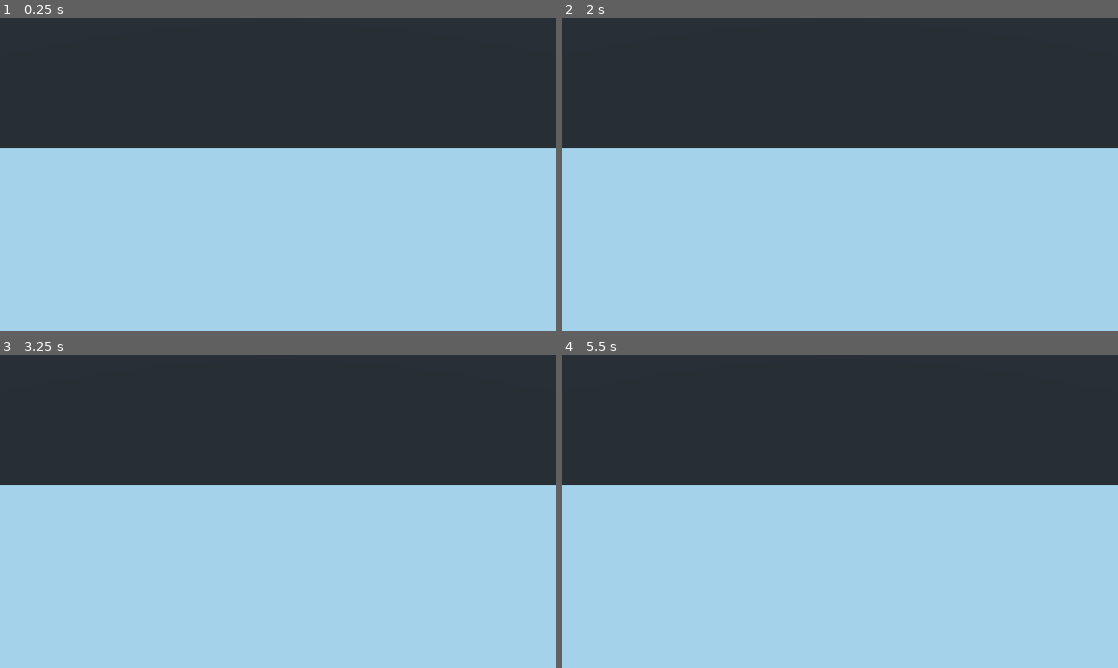
Above: before the commit, frames 1-4 (two rows, left to right).
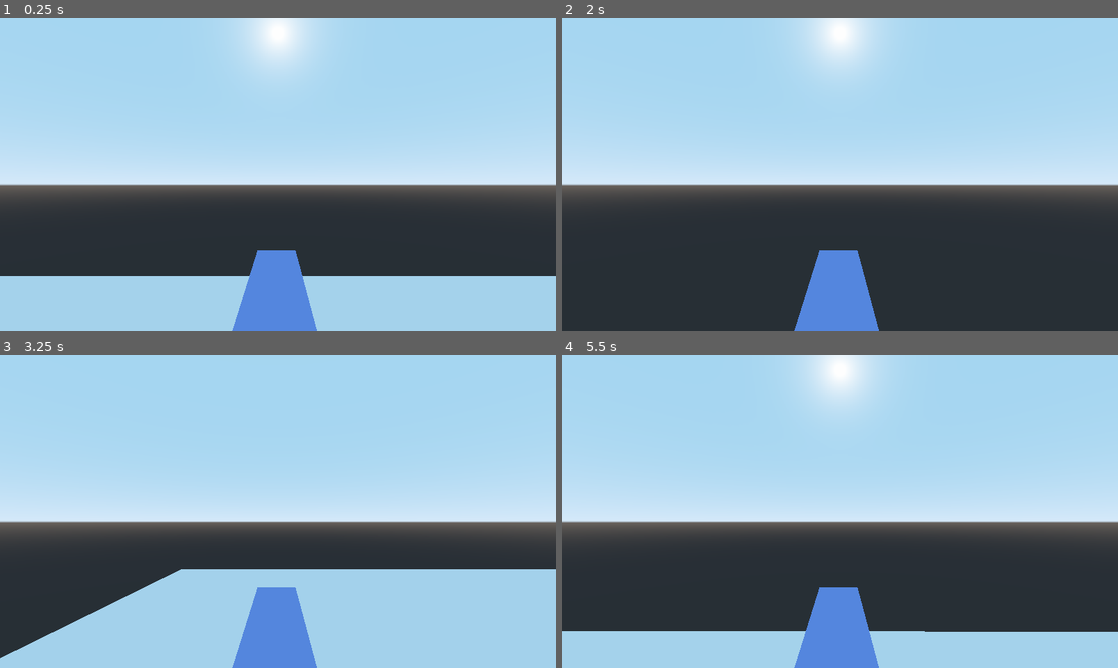
Above: after the commit, the same moments.

Repository: yimmit303/Creepy_Clown_Carnival
Game: Godot game, scene res://Main_Level/Root.tscn
Same seed, same stepped clock (60 frames per second), same inputs: the game is played once before the commit and once after it.
Inputs:
- Up to frame 1 (0.25 s): no input
- Up to frame 2 (2 s): hold D (move_right) 0.53-1.28 s; tap Enter at 1.25 s; hold S (move_back) from 1.28 s (still down)
- Up to frame 3 (3.25 s): release S (move_back) at 2.03 s; hold D (move_right) 2.03-2.78 s; hold W (move_forward) from 2.78 s (still down)
- Up to frame 4 (5.5 s): release W (move_forward) at 3.53 s; hold A (move_left) 3.53-5.03 s; tap Space at 4.25 s; tap Enter at 5 s; hold S (move_back) from 5.03 s (still down)

The runs differ from the first frame. In frame 1, 82% of the frame differs, in the area x 0-100%, y 0-100%; in frame 2, 98%; in frame 3, 74%; in frame 4, 88%.

Commit message:
Player First Person Movement
wokring on script for player

Diff:
--- /dev/null
+++ b/Main_Level/Player.gd
@@ -0,0 +1,42 @@
+extends KinematicBody
+
+export var max_speed = 12
+export var gravity = 70
+export var jump_impulse = 25
+
+var velocity = Vector3.ZERO
+
+onready var pivot = $Pivot
+
+func _physics_process(delta):
+	var input_vector = get_input_vector()
+	apply_movement(input_vector)
+	apply_gravity(delta)
+
+	velocity = move_and_slide(velocity, Vector3.UP)
+
+func get_input_vector():
+	var input_vector = Vector3.ZERO
+	input_vector.x = Input.get_action_strength("move_right") - Input.get_action_strength("move_left")
+	input_vector.y = 0
+	input_vector.z = Input.get_action_strength("move_forward") - Input.get_action_strength("move_back")
+	return input_vector.normalized()
+
+func apply_movement(input_vector):
+	velocity.x = input_vector.x * max_speed
+	velocity.z = input_vector.z * max_speed
+
+	if(velocity != Vector3.ZERO):
+		pivot.look_at(translation + input_vector, Vector3.UP)
+
+func apply_gravity(delta):
+	velocity.y -= gravity * delta
+
+# Called when the node enters the scene tree for the first time.
+func _ready():
+	pass # Replace with function body.
+
+
+# Called every frame. 'delta' is the elapsed time since the previous frame.
+#func _process(delta):
+#	pass
--- a/Main_Level/Root.tscn
+++ b/Main_Level/Root.tscn
@@ -1,14 +1,55 @@
-[gd_scene load_steps=2 format=2]
+[gd_scene load_steps=8 format=2]
+
+[ext_resource path="res://Main_Level/Player.gd" type="Script" id=1]
+
+[sub_resource type="BoxShape" id=6]
 
 [sub_resource type="CubeMesh" id=1]
 size = Vector3( 10, 2, 5 )
 
+[sub_resource type="CapsuleMesh" id=2]
+
+[sub_resource type="SpatialMaterial" id=3]
+albedo_color = Color( 0.521569, 0.639216, 0.941176, 1 )
+
+[sub_resource type="CubeMesh" id=4]
+
+[sub_resource type="CapsuleShape" id=5]
+
 [node name="Root" type="Spatial"]
 
+[node name="StaticBody" type="StaticBody" parent="."]
+transform = Transform( -4.97472, 0, 0, 0, -0.269253, 0, 0, 0, -4.97472, 0, 0, 0 )
+
+[node name="CollisionShape" type="CollisionShape" parent="StaticBody"]
+transform = Transform( 5.19899, 0, 0, 0, 1.35719, 0, 0, 0, 2.49157, 0, 0, 0 )
+shape = SubResource( 6 )
+
 [node name="MeshInstance" type="MeshInstance" parent="."]
+transform = Transform( -4.97472, 0, 0, 0, -0.269253, 0, 0, 0, -4.97472, 0, 0, 0 )
 mesh = SubResource( 1 )
 material/0 = null
 
-[node name="Camera" type="Camera" parent="."]
-transform = Transform( 1, 0, 0, 0, 0.685793, 0.727797, 0, -0.727797, 0.685793, 0, 3.09128, 0 )
+[node name="Player" type="KinematicBody" parent="."]
+transform = Transform( 1, 0, 0, 0, 1.71162, 0, 0, 0, 1, 0, 5.30208, 0 )
+script = ExtResource( 1 )
+
+[node name="Pivot" type="Spatial" parent="Player"]
+
+[node name="Skin" type="MeshInstance" parent="Player/Pivot"]
+transform = Transform( 0.993398, 0, 0, 0, -4.34228e-08, -0.993398, 0, 0.993398, -4.34228e-08, -4.76837e-07, 0, -4.76837e-07 )
+mesh = SubResource( 2 )
+material/0 = SubResource( 3 )
+
+[node name="Skin2" type="MeshInstance" parent="Player/Pivot"]
+transform = Transform( -4.34228e-08, 0, 0.213469, 0, 0.142163, 0, -0.993398, 0, -9.33101e-09, -0.0166836, 0.756, -1.56324 )
+mesh = SubResource( 4 )
+material/0 = SubResource( 3 )
+
+[node name="Camera" type="Camera" parent="Player/Pivot"]
+transform = Transform( 1, -0.000146224, 0.000169338, 8.98894e-05, 0.583624, -0.0268675, -0.000162435, 0.0459869, 0.998942, 0, 1.32771, 0 )
 current = true
+
+[node name="CollisionShape" type="CollisionShape" parent="Player"]
+transform = Transform( 1, 0, 0, 0, 1.46734, 0, 0, 0, 0.761072, 0, 4.76837e-07, 0 )
+shape = SubResource( 5 )
